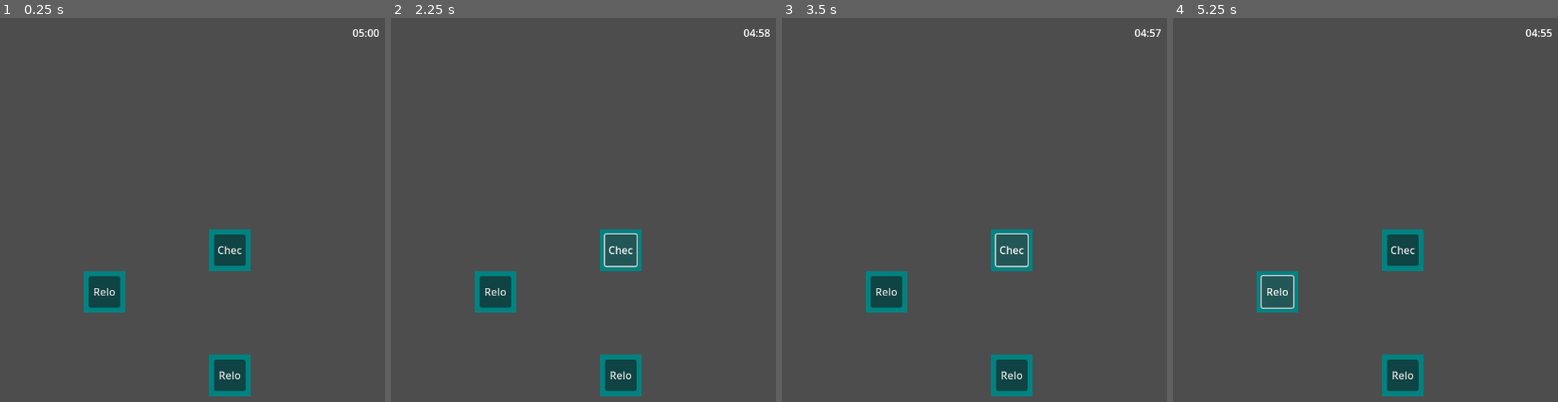
Above: before the commit, frames 1-4 (left to right).
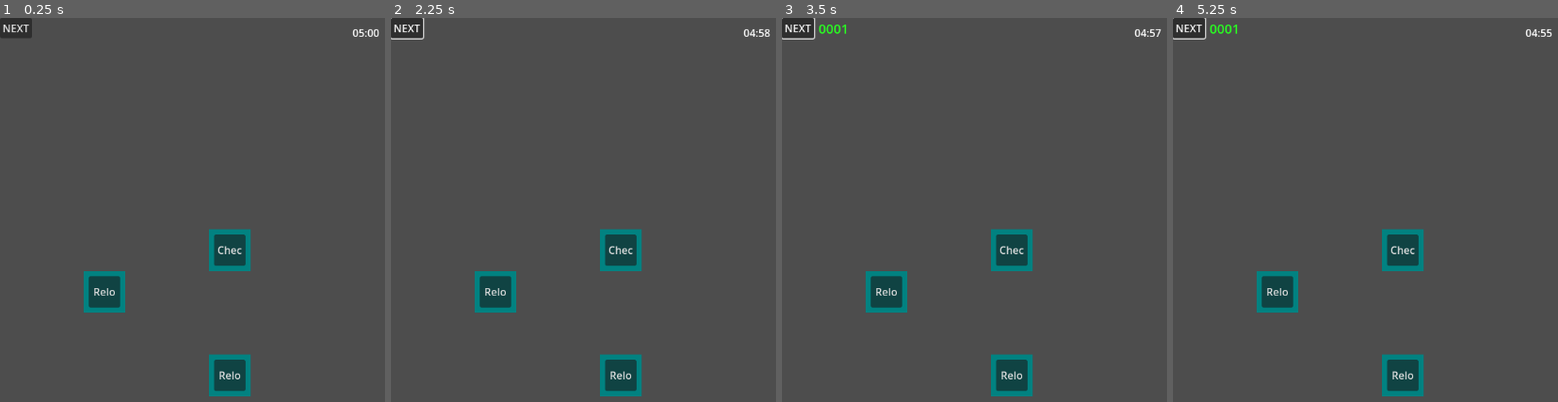
Above: after the commit, the same moments.

Repository: Carth501/team-ferret
Game: Godot game, scene res://scenes/cubicle.tscn
Same seed, same stepped clock (60 frames per second), same inputs: the game is played once before the commit and once after it.
Inputs (mouse positions are in pixels of both pictures, inside the frame that each line leads up to):
- Up to frame 1 (0.25 s): no input
- Up to frame 2 (2.25 s): click (406, 29) at 0.5 s, where only the run after the commit has a clickable "NEXT"; click (406, 29) at 1.25 s, where only the run after the commit has a clickable "NEXT"; click "Check Character Positions" at 2 s
- Up to frame 3 (3.5 s): click "Check Character Positions" at 2.75 s
- Up to frame 4 (5.25 s): click "Check Character Positions" at 3.5 s; click (1188, 29) at 4.25 s, where only the run after the commit has a clickable "NEXT"; click "Reload Models" at 5 s

The runs differ from the first frame. In frame 1, 0.4% of the frame differs, in the area x 0-9%, y 0-6%; in frame 2, 0.6%; in frame 3, 0.7%, in the area x 0-65%, y 0-65%; in frame 4, 0.7%.
Error after the commit: Out of bounds get index '0' (on base: 'Array') (res://scripts/pager.gd:15)

Commit message:
implement pager

Diff:
--- a/scenes/cubicle.tscn
+++ b/scenes/cubicle.tscn
@@ -1,7 +1,8 @@
-[gd_scene load_steps=3 format=3 uid="uid://bvikl0ynet5bo"]
+[gd_scene load_steps=4 format=3 uid="uid://bvikl0ynet5bo"]
 
 [ext_resource type="Script" path="res://scripts/cubicle.gd" id="1_b5jef"]
-[ext_resource type="PackedScene" uid="uid://ct2oxvm74mwxo" path="res://scenes/level_clock.tscn" id="2_eni3y"]
+[ext_resource type="PackedScene" uid="uid://165fi1uw1mne" path="res://scenes/level_clock.tscn" id="2_eni3y"]
+[ext_resource type="PackedScene" uid="uid://bldt2tc567tql" path="res://scenes/pager.tscn" id="3_fcxxh"]
 
 [node name="Cubicle" type="Node" node_paths=PackedStringArray("control_panel", "timer_corral")]
 script = ExtResource("1_b5jef")
@@ -14,8 +15,6 @@
 offset_top = 11.0
 offset_right = -572.0
 offset_bottom = -610.0
-
-[node name="Pager" type="Node" parent="."]
 
 [node name="Manual" type="Node" parent="."]
 
@@ -39,4 +38,7 @@
 
 [node name="Timer Corral" type="Node" parent="."]
 
+[node name="pager" parent="." instance=ExtResource("3_fcxxh")]
+
+[connection signal="diagetic_error_report" from="." to="pager" method="add_error"]
 [connection signal="timeout" from="Timer" to="level clock" method="tick"]
--- a/scenes/pager.tscn
+++ b/scenes/pager.tscn
@@ -1,8 +1,8 @@
-[gd_scene load_steps=2 format=3 uid="uid://bom4ijl6roghf"]
+[gd_scene load_steps=2 format=3 uid="uid://bldt2tc567tql"]
 
 [ext_resource type="Script" path="res://scripts/pager.gd" id="1_k0vfd"]
 
-[node name="pager" type="Control"]
+[node name="pager" type="Control" node_paths=PackedStringArray("error_code_display")]
 layout_mode = 3
 anchors_preset = 15
 anchor_right = 1.0
@@ -10,14 +10,23 @@
 grow_horizontal = 2
 grow_vertical = 2
 script = ExtResource("1_k0vfd")
+error_code_display = NodePath("Label")
 
 [node name="Label" type="Label" parent="."]
 layout_mode = 0
-offset_right = 40.0
-offset_bottom = 23.0
+offset_left = 56.0
+offset_top = 1.0
+offset_right = 143.0
+offset_bottom = 31.0
+theme_override_colors/font_color = Color(0.160784, 1, 0.133333, 1)
+theme_override_font_sizes/font_size = 20
+text = "2189"
+vertical_alignment = 1
 
 [node name="Next Button" type="Button" parent="."]
 layout_mode = 0
 offset_right = 8.0
 offset_bottom = 8.0
 text = "NEXT"
+
+[connection signal="pressed" from="Next Button" to="." method="next_error_code"]
--- a/scripts/cubicle.gd
+++ b/scripts/cubicle.gd
@@ -1,6 +1,6 @@
 class_name cubicle extends Node
 
-signal diagetic_error_report
+signal diagetic_error_report(new_error)
 
 @export var current_level_id: String
 @export var control_panel: Control
@@ -13,7 +13,6 @@
 var error_timers_list := []
 
 func _ready():
-	print("requesting data libraries access")
 	data = get_node("/root/data_libraries_single")
 	if(!data.ready):
 		await data.ready
@@ -45,7 +44,6 @@
 		for control_id in error.pattern:
 			if !list.has(control_id):
 				list.append(control_id)
-	print(str("list ", list))
 	control_id_list = list
 
 func dereference_error_id(id: String):
@@ -90,7 +88,9 @@
 		timer.start()
 		error_timers_list.append(timer)
 		timer.timeout.connect(next_error_report)
+		print(str("new timer created for ", error.time))
 
 func next_error_report():
 	var new_error = error_schedule.pop_front()
+	print(str("next_error_report called for ", new_error))
 	diagetic_error_report.emit(new_error)
--- a/scripts/data_libraries.gd
+++ b/scripts/data_libraries.gd
@@ -18,7 +18,6 @@
 		var parsedResult = JSON.parse_string(dataFile.get_as_text())
 
 		if parsedResult is Array:
-			print("success!")
 			return parsedResult
 		else:
 			push_error("error reading the control library")
--- a/scripts/pager.gd
+++ b/scripts/pager.gd
@@ -1 +1,54 @@
-extends Control
+class_name pager extends Control
+
+@export var error_code_display: Label
+var errors:= []
+var current_display: int = 0
+
+func _ready():
+	error_code_display.text = ""
+
+func add_error(new_error):
+	errors.append(new_error)
+	set_display(errors.size() - 1)
+
+func set_display(value: int):
+	print(str("set_display called ", value, " id = ", errors[value].id))
+	if(check_display_conditions(value)):
+		var error = errors[value]
+		error_code_display.text = str(error.id)
+
+func check_display_conditions(value: int) -> bool:
+	print(str("check_display_conditions called.   errors.size() =", errors.size()))
+	if(errors.size() <= 0):
+		return false
+	if(!value < errors.size()):
+		push_error("pager index exceeds errors array limit")
+		return false
+	if(!value >= 0):
+		push_error("pager index is below 0")
+		return false
+	return true
+
+func next_error_code():
+	if(errors.size() > 0):
+		current_display += 1
+		current_display %= errors.size()
+	set_display(current_display)
+
+func remove_error(old_error_id):
+	var index = get_error_index(old_error_id)
+	if(index == -1):
+		push_error(str("expected error with id ", old_error_id, " but none were found."))
+	errors.remove_at(index)
+	if(errors.size() == 0):
+		error_code_display.text = ""
+	else:
+		set_display(current_display % errors.size())
+
+func get_error_index(error_id) -> int:
+	var index := 0
+	for error in errors:
+		if(error.id == error_id):
+			return index
+		index += 1
+	return -1
Not shown: 1 places in scenes/level_clock.tscn that only renumber resources
